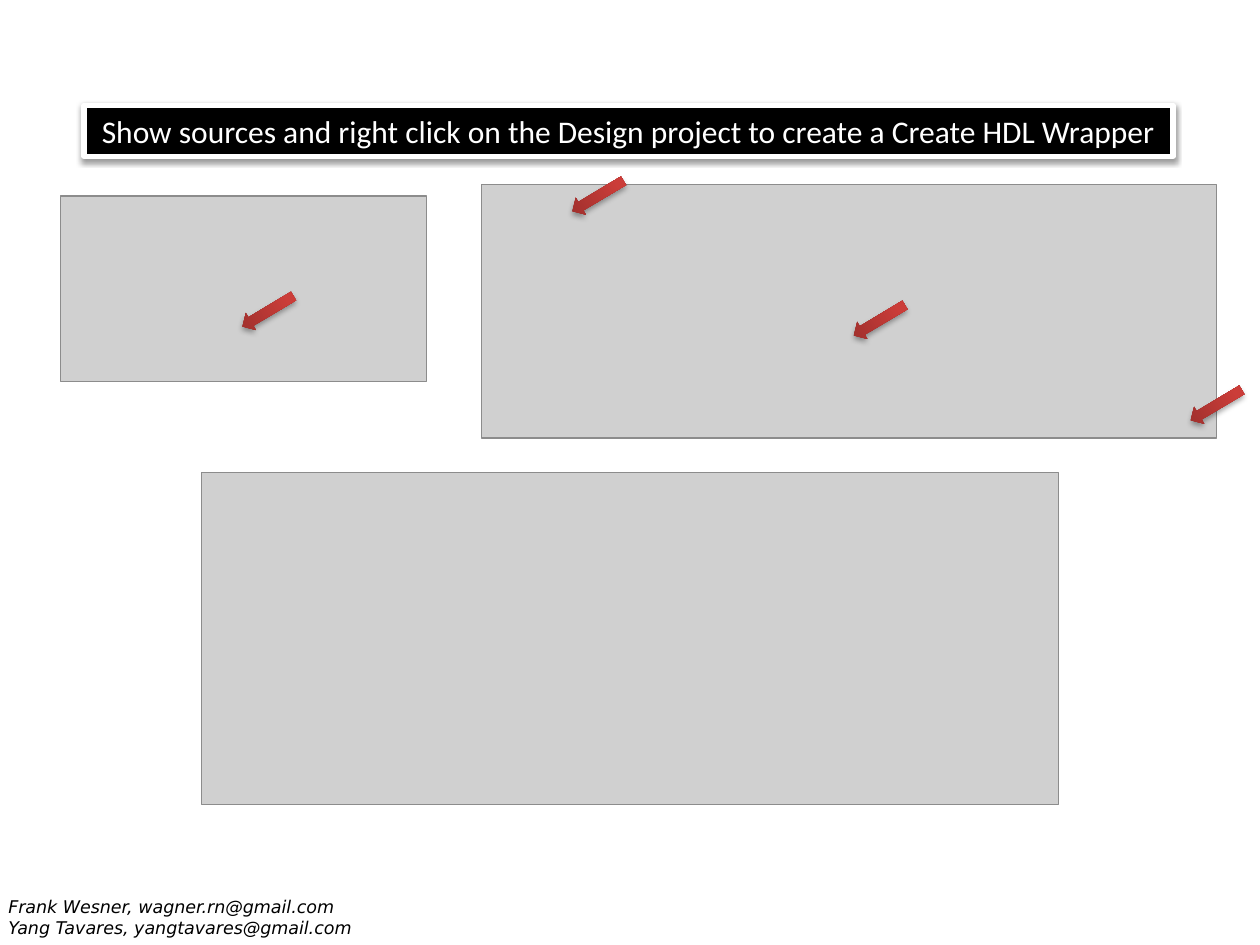
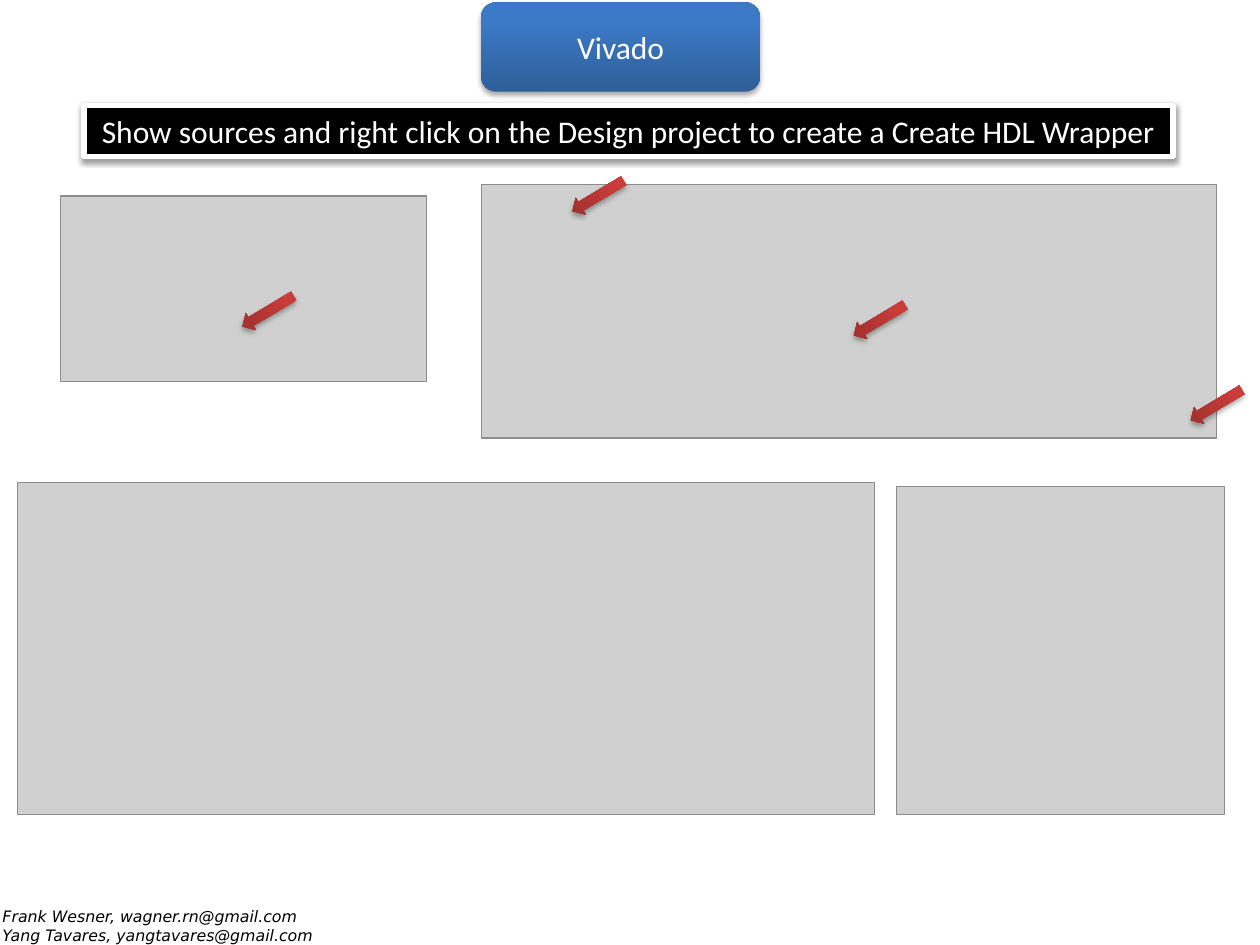
Before and after one commit to wagnerrn/pynq-primenumber, a slide deck: slide 26 of misc/primenumber.pptx (slide 25 before the commit). Drawn at 1260x945 pixels with LibreOffice and Linux fonts; fonts in the diff are those of the drawing; grey boxes stand for pictures; background and template pictures are left out. Boxes give left, top, right and bottom in pixels: in the first picture for what was removed or moved away, otherwise in the second. Text is boxed around its words. In the diff, an @@ line names an element or a change of style, - is before the commit and + after.

```diff
--- a/misc/primenumber.pptx
+++ b/misc/primenumber.pptx
@@ rounded rectangle added at (481,3,760,92), fill gradient #2F5F99 to #3D7CC7 to #3A7CCB, 18 pt, text #FFFFFF @@
+Vivado
@@ picture: place and size @@
-picture at (202,472,1058,805)
+picture at (18,483,874,815)
@@ picture added at (896,486,1223,814) @@
@@ text "Frank Wesner, wagner.rn@gmail.com": place and size @@
-text "Frank Wesner, wagner.rn@gmail.com" at (8,899,351,938)
+text "Frank Wesner, wagner.rn@gmail.com" at (2,910,312,944)
@@ text "Frank Wesner, wagner.rn@gmail.com" at (2,910,312,944): size 10 to 9 pt @@
```
Also in this commit, not shown: 32 other slides changed, 2 slides added, 1 slide removed, 1 other file.
